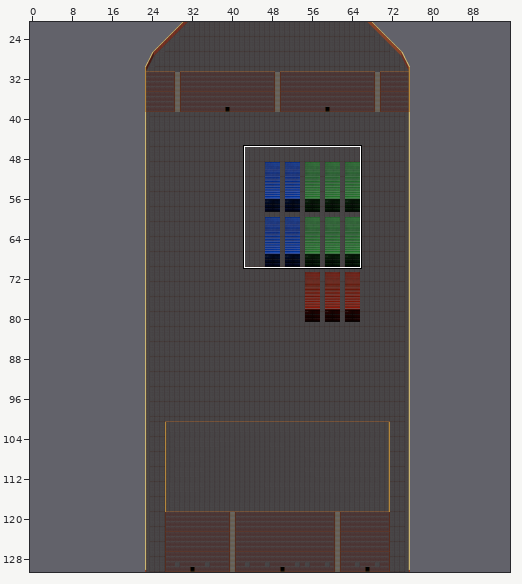
Level history. Tiled map (JSON): maps/shipLevel.json. Above, an overview of the earlier version with the close-up marked.
Close-up. As it was:
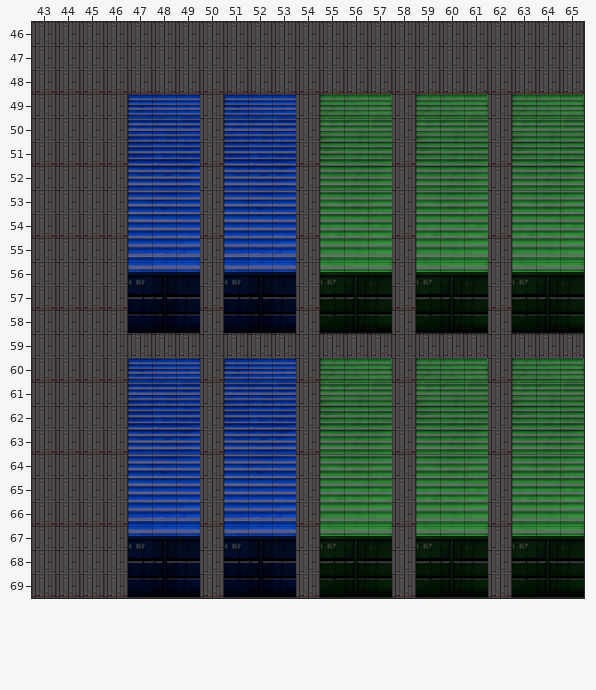
Cells are 32x32 px. Shown: x 43..65, y 46..69. The commit also changed other parts of the map, which this record leaves out. Not drawn, because the pictures are missing: unchanged layers "Ocean", "Ocean2".
New version:
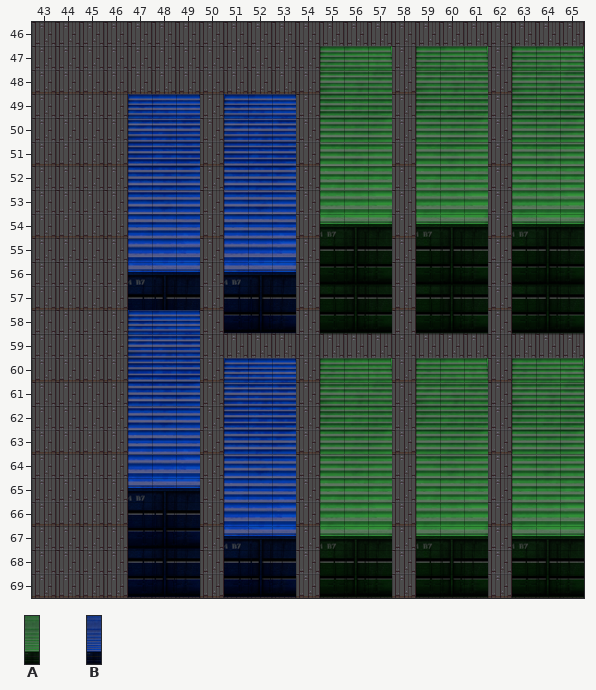
Key: from "ShippingContainersFront": A 0, B 1.
_ is an empty cell.
Tiles of an added or newly shown layer are drawn over the layers below it.
Difference:
Layer "Tile Layer 7" (added):
y 56: x 55 _ -> A; x 59 _ -> A; x 63 _ -> A
y 67: x 47 _ -> B
Boxes around the changes in both close-ups, in picture pixels (x1, y1, x2, y2):
added: (320, 46, 392, 286)
added: (416, 46, 488, 286)
added: (512, 46, 584, 286)
added: (128, 310, 200, 550)
